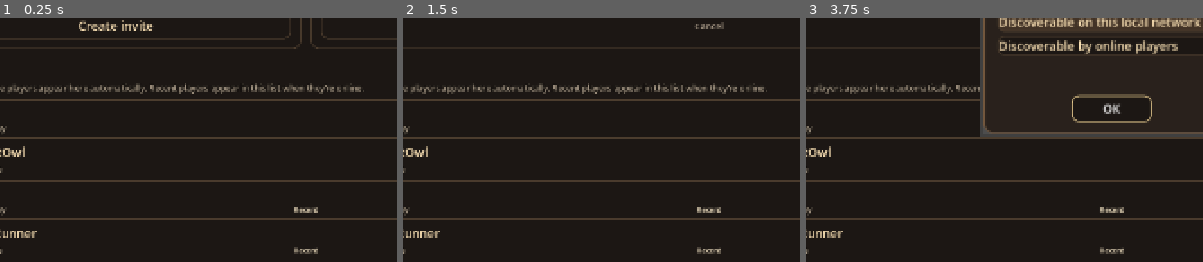
Above: before the commit, frames 1-3 (left to right).
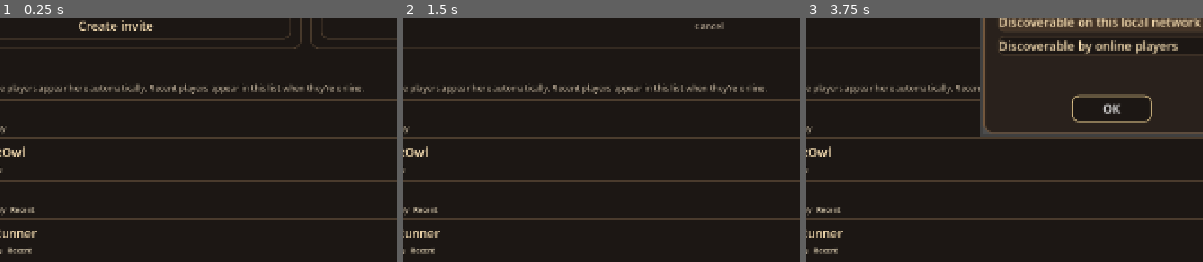
Above: after the commit, the same moments.

Repository: shedrackgodstime/chess-relay
Game: Godot game, scene res://src/ui/screens/multiplayer_hub/multiplayer_hub_screen.tscn
The game is run twice, just before and just after one commit, with the same random seed, the same clock (stepped at 60 frames per second) and the same inputs. This scene is started directly instead of the project's main scene.
Inputs:
- Up to frame 1 (0.25 s): no input
- Up to frame 2 (1.5 s): click "Invite" at 0.5 s; click "‹ Back" at 1.25 s
- Up to frame 3 (3.75 s): click "Cancel" at 2 s; click "Invite" at 2.75 s; click "Discovery settings" at 3.5 s
The pictures show only the part of the screen within x 11-61%, y 40-90%; the shares and areas given below are measured in that part.

The runs differ from the first frame. In frame 1, 0.5% of the frame differs, in the area x 2-81%, y 77-97%; in frame 2, 0.5%; in frame 3, 0.5%.

Commit message:
Make the player row a scene, and make the headless checks survivable
Item 2 of foundation_tightening: the hub's player row was seven nodes built inside
a screen script, in a loop over mock names. A concept of this game living inside one
screen's script cannot be seen or edited in the editor and cannot be used anywhere
else, which is the case the scenes-versus-scripts guidance is written about. It is a
scene now, configured by name and reporting through one signal, so it does not know
what inviting means.

The hub keeps rows rather than the rows' Invite buttons, so turning the list off asks
each row to do it and the row stays the thing that knows how. All six theme
variations the row uses already existed, so this changes how the row is made and not
how it looks, which is worth confirming in the editor since headless cannot compare
pixels.

The check that covered the row reached into a private array and broke on the rename.
It now counts children by scene type, which is the thing a player can actually see.

Two development tools are in the project now, both tracked so they cannot vanish with
a temp directory, both irrelevant to a build:

- tests/run_ui_checks.sh runs the UI checks and propagates the exit code. My first
  version pointed --path at the tests directory rather than the project root and
  reported failure as success because the pipeline's exit status was lost.
- tools/build_class_cache.py regenerates global_script_class_cache.cfg. The editor
  and --import both abort on this build with free(): invalid size, reproducing on a
  pristine checkout, and deleting the cache cannot be undone from the command line
  without it. Adding one class_name otherwise forces an editor launch.

Diff:
--- /dev/null
+++ b/godot/src/ui/components/player_row/player_row.gd
@@ -0,0 +1,57 @@
+class_name PlayerRow
+extends PanelContainer
+
+## One person in the multiplayer hub's list.
+##
+## Extracted from the hub script because it is a concept of this game rather than
+## part of that screen's behaviour, and the scene organization guidance is that
+## such a thing should be a scene: visible in the editor, editable there, and
+## reusable without knowing what called it. See
+## docs/architecture/foundation_tightening.md, item 2.
+
+## Raised when this row's own Invite control is pressed. The row does not know
+## what inviting means; the hub does.
+signal invite_pressed
+
+@export var display_name := "Player"
+@export var presence := ""
+@export var is_recent := false
+
+@onready var _avatar: Label = %Avatar
+@onready var _name_label: Label = %Name
+@onready var _presence_label: Label = %Presence
+@onready var _recent_label: Label = %Recent
+@onready var _invite_button: Button = %InviteButton
+
+
+func _ready() -> void:
+	_invite_button.pressed.connect(func() -> void: invite_pressed.emit())
+	_apply()
+
+
+## Shows a person. Called once when the row is made and again if it is reused, so
+## both paths go through the same place rather than one setting text and the other
+## setting fields.
+func configure(name_text: String, presence_text: String, recent: bool) -> void:
+	display_name = name_text
+	presence = presence_text
+	is_recent = recent
+	if is_node_ready():
+		_apply()
+
+
+## Turns the invite control off without hiding the row.
+##
+## Used while another flow is active: the row stays legible so the list does not
+## jump, but an invite cannot be started halfway through something else.
+func set_invite_enabled(enabled: bool) -> void:
+	_invite_button.disabled = not enabled
+
+
+## The initial, rather than the whole name, because the avatar is a circle and a
+## circle holds one letter.
+func _apply() -> void:
+	_avatar.text = display_name.substr(0, 1).to_upper()
+	_name_label.text = display_name
+	_presence_label.text = "●  " + presence
+	_recent_label.visible = is_recent
--- /dev/null
+++ b/godot/src/ui/components/player_row/player_row.tscn
@@ -0,0 +1,54 @@
+[gd_scene load_steps=2 format=3]
+
+[ext_resource type="Script" path="res://src/ui/components/player_row/player_row.gd" id="1_player_row"]
+
+[node name="PlayerRow" type="PanelContainer"]
+custom_minimum_size = Vector2(0, 56)
+size_flags_horizontal = 3
+theme_type_variation = &"PlayerListRow"
+script = ExtResource("1_player_row")
+
+[node name="Layout" type="HBoxContainer" parent="."]
+layout_mode = 2
+theme_override_constants/separation = 14
+
+[node name="Avatar" type="Label" parent="Layout"]
+unique_name_in_owner = true
+custom_minimum_size = Vector2(34, 34)
+layout_mode = 2
+theme_type_variation = &"PlayerRowAvatar"
+horizontal_alignment = 1
+vertical_alignment = 1
+
+[node name="Info" type="VBoxContainer" parent="Layout"]
+layout_mode = 2
+size_flags_horizontal = 3
+alignment = 1
+
+[node name="Name" type="Label" parent="Layout/Info"]
+unique_name_in_owner = true
+layout_mode = 2
+theme_type_variation = &"SetupParticipantName"
+text = "Player"
+
+[node name="Details" type="HBoxContainer" parent="Layout/Info"]
+layout_mode = 2
+theme_override_constants/separation = 10
+
+[node name="Presence" type="Label" parent="Layout/Info/Details"]
+unique_name_in_owner = true
+layout_mode = 2
+theme_type_variation = &"QuietLabel"
+
+[node name="Recent" type="Label" parent="Layout/Info/Details"]
+unique_name_in_owner = true
+layout_mode = 2
+theme_type_variation = &"Caption"
+text = "Recent"
+
+[node name="InviteButton" type="Button" parent="Layout"]
+unique_name_in_owner = true
+custom_minimum_size = Vector2(88, 44)
+layout_mode = 2
+theme_type_variation = &"SetupOptionButton"
+text = "Invite"
--- a/godot/src/ui/screens/multiplayer_hub/multiplayer_hub_screen.gd
+++ b/godot/src/ui/screens/multiplayer_hub/multiplayer_hub_screen.gd
@@ -12,6 +12,12 @@
 signal player_invite_cancelled
 signal incoming_invite_responded(player_name: String, accepted: bool)
 signal game_setup_requested(opponent_name: String, setup_kind: String)
+
+## The list row, loaded here rather than referred to by path at runtime so that a
+## scene which has gone missing is a load error at startup instead of a null in the
+## middle of filling the list.
+const PLAYER_ROW_SCENE: PackedScene = preload(
+	"res://src/ui/components/player_row/player_row.tscn")
 
 const CODE_ALPHABET := "ABCDEFGHJKLMNPQRSTUVWXYZ23456789"
 const CODE_LENGTH := 6
@@ -38,7 +44,9 @@
 var _current_join_code := ""
 var _create_waiting := false
 var _join_is_connecting := false
-var _player_invite_buttons: Array[Button] = []
+## Kept as rows rather than as the rows' Invite buttons, so turning the list off
+## asks each row to do it and the row stays the thing that knows how.
+var _player_rows_added: Array[PlayerRow] = []
 var _active_invite_flow := ""
 var _current_player_invite := ""
 var _queued_incoming_invite := ""
@@ -63,40 +71,16 @@
 	_player_rows.add_child(_build_mock_player_row("RookRunner", "Online", true))
 
 
-func _build_mock_player_row(player_name: String, presence: String, is_recent: bool) -> PanelContainer:
-	var row := PanelContainer.new()
-	row.theme_type_variation = &"PlayerListRow"
-	row.size_flags_horizontal = Control.SIZE_EXPAND_FILL
-	row.custom_minimum_size.y = 56
-	var layout := HBoxContainer.new()
-	layout.add_theme_constant_override("separation", 14)
-	row.add_child(layout)
-	var avatar := Label.new()
-	avatar.text = player_name.substr(0, 1).to_upper()
-	avatar.horizontal_alignment = HORIZONTAL_ALIGNMENT_CENTER
-	avatar.vertical_alignment = VERTICAL_ALIGNMENT_CENTER
-	avatar.custom_minimum_size = Vector2(34, 34)
-	avatar.theme_type_variation = &"PlayerRowAvatar"
-	layout.add_child(avatar)
-	var identity := VBoxContainer.new()
-	identity.size_flags_horizontal = Control.SIZE_EXPAND_FILL
-	identity.alignment = BoxContainer.ALIGNMENT_CENTER
-	identity.add_child(_label(player_name, "SetupParticipantName"))
-	var details := HBoxContainer.new()
-	details.add_theme_constant_override("separation", 10)
-	details.add_child(_label("●  " + presence, "QuietLabel"))
-	if is_recent:
-		var recent := _label("Recent", "Caption")
-		details.add_child(recent)
-	identity.add_child(details)
-	layout.add_child(identity)
-	var invite := Button.new()
-	invite.text = "Invite"
-	invite.custom_minimum_size = Vector2(88, 44)
-	invite.theme_type_variation = &"SetupOptionButton"
-	invite.pressed.connect(_show_mock_invite.bind(player_name))
-	layout.add_child(invite)
-	_player_invite_buttons.append(invite)
+## A person in the list. The row is a scene and this only says who it is.
+##
+## The row used to be built here, out of seven nodes, in a loop over mock names.
+## That put a reusable piece of interface inside one screen's script, where it
+## could not be seen or edited in the editor and could not be used anywhere else.
+func _build_mock_player_row(player_name: String, presence: String, is_recent: bool) -> PlayerRow:
+	var row := PLAYER_ROW_SCENE.instantiate() as PlayerRow
+	row.invite_pressed.connect(_show_mock_invite.bind(player_name))
+	row.configure(player_name, presence, is_recent)
+	_player_rows_added.append(row)
 	return row
 
 
@@ -433,9 +417,9 @@
 
 
 func _set_player_invites_enabled(enabled: bool) -> void:
-	for button in _player_invite_buttons:
-		if is_instance_valid(button):
-			button.disabled = not enabled
+	for row in _player_rows_added:
+		if is_instance_valid(row):
+			row.set_invite_enabled(enabled)
 
 
 func _flow_cancel_button(action: Callable) -> Button:
--- a/godot/tests/ui_smoke_test.gd
+++ b/godot/tests/ui_smoke_test.gd
@@ -126,7 +126,15 @@
 	var hub := HUB_SCENE.instantiate() as MultiplayerHubScreen
 	root.add_child(hub)
 	await process_frame
-	_check(hub._player_invite_buttons.size() == 4, "hub populates mock player rows")
+	# Counted by scene type rather than by reaching into a list the screen keeps for
+	# its own bookkeeping. The assertion is about what the player can see: four rows.
+	var rows := 0
+	for child in hub._player_rows.get_children():
+		if child is PlayerRow:
+			rows += 1
+	_check(rows == 4, "hub populates mock player rows, got %d" % rows)
+	_check(hub._player_rows_added.size() == 4,
+		"and tracks one invite control per row, got %d" % hub._player_rows_added.size())
 	hub._create_invite_button.pressed.emit()
 	_check(hub._active_invite_flow == "create", "hub enters create invite flow")
 	_check(not hub._invite_grid.visible and hub._invite_flow_card.visible,
Not shown, changed: godot/docs/architecture/foundation_tightening.md
Not shown, added: godot/tests/run_ui_checks.sh
Not shown, added: godot/tools/build_class_cache.py
